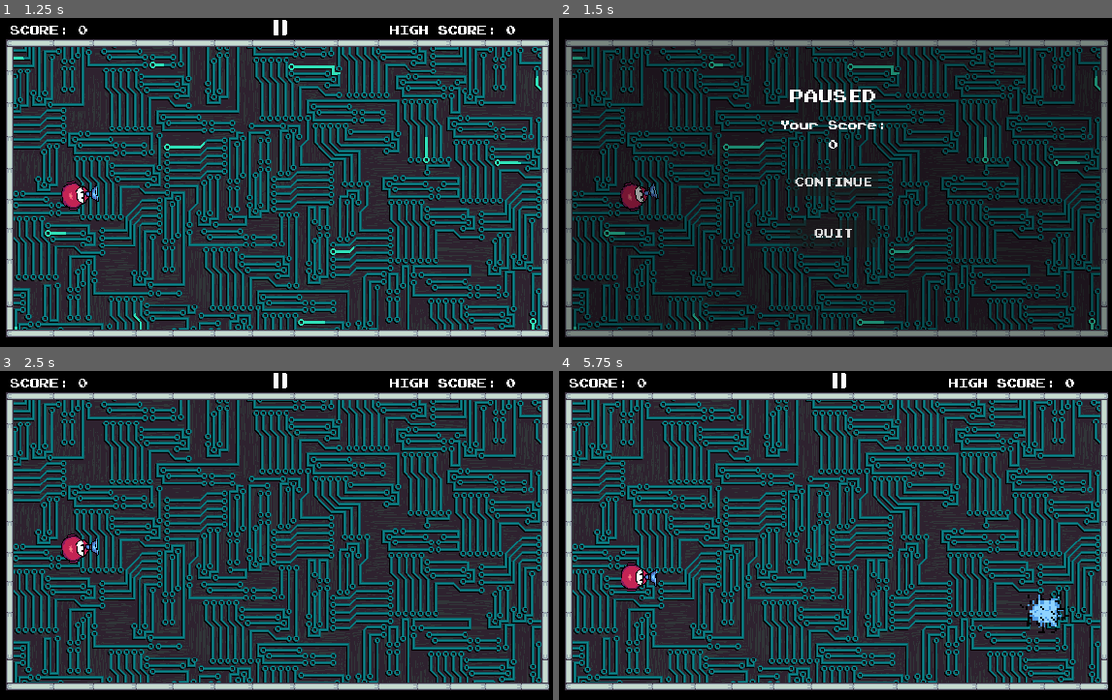
Above: before the commit, frames 1-4 (two rows, left to right).
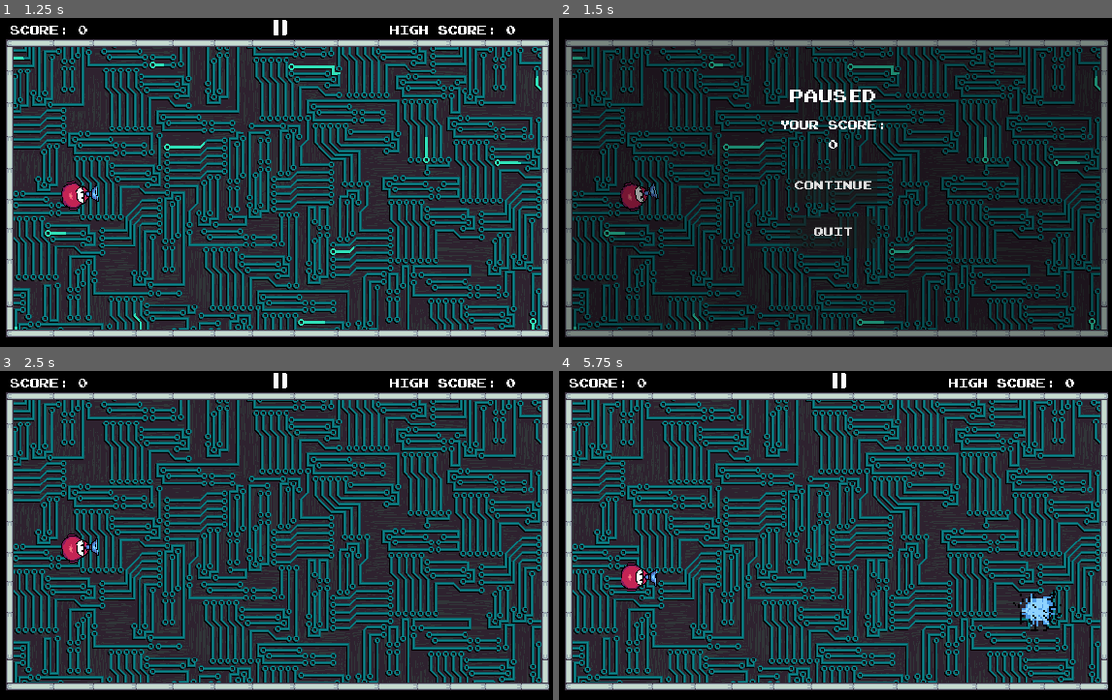
Above: after the commit, the same moments.

Repository: ArzakaRaffan/CleaNet
Game: Godot game, scene res://main_scene.tscn
Same seed, same stepped clock (60 frames per second), same inputs: the game is played once before the commit and once after it. This scene is started directly instead of the project's main scene.
Inputs (mouse positions are in pixels of both pictures, inside the frame that each line leads up to):
- Up to frame 1 (1.25 s): move the mouse to (398, 166) at 0.52 s; tap A (A) at 0.6 s; tap D (D) at 0.8 s
- Up to frame 2 (1.5 s): click (841, 27) at 1.25 s
- Up to frame 3 (2.5 s): click "CONTINUE" at 2 s
- Up to frame 4 (5.75 s): move the mouse to (724, 551) at 2.77 s; tap D (D) at 2.85, 4.55 s; tap S (S) at 3.05, 3.6, 5.3 s; move the mouse to (890, 463) at 3.52 s; tap A (A) at 3.8, 4.35 s; move the mouse to (807, 601) at 4.27 s; move the mouse to (1001, 584) at 5.02 s; click (1001, 584) at 5.1 s

Frame 1 is identical in both runs. In frame 2, 0.6% of the frame differs, in the area x 41-58%, y 23-70%; in frame 3, less than 0.1%; in frame 4, 0.5%.

Commit message:
CleaNet Build

Diff:
--- a/PausedUI.gd
+++ b/PausedUI.gd
@@ -10,4 +10,4 @@
 
 # Called every frame. 'delta' is the elapsed time since the previous frame.
 func _process(_delta):
-	scoreLabel.text = "Your Score: \n\n%d" % Global.score
+	scoreLabel.text = "YOUR SCORE: \n\n%d" % Global.score
--- a/end_game.tscn
+++ b/end_game.tscn
@@ -43,43 +43,45 @@
 
 [node name="Label" type="Label" parent="."]
 texture_filter = 1
-offset_left = 216.0
-offset_top = 85.0
-offset_right = 360.0
-offset_bottom = 108.0
+offset_left = 169.0
+offset_top = 62.0
+offset_right = 5119.0
+offset_bottom = 613.0
+scale = Vector2(0.05, 0.05)
 theme_override_fonts/font = ExtResource("2_8312e")
+theme_override_font_sizes/font_size = 550
 text = "GAME OVER
 "
 
 [node name="endScore2" type="Label" parent="."]
 texture_filter = 1
-offset_left = 216.0
-offset_top = 117.0
-offset_right = 741.0
-offset_bottom = 193.0
-scale = Vector2(0.25, 0.25)
+offset_left = 198.0
+offset_top = 104.0
+offset_right = 2998.0
+offset_bottom = 504.0
+scale = Vector2(0.05, 0.05)
 theme_override_fonts/font = ExtResource("2_8312e")
-theme_override_font_sizes/font_size = 65
+theme_override_font_sizes/font_size = 400
 text = "SCORE: "
 
 [node name="tryAgainButton" type="Button" parent="."]
-offset_left = 223.0
-offset_top = 157.0
-offset_right = 477.0
-offset_bottom = 229.0
-scale = Vector2(0.5, 0.5)
+offset_left = 196.0
+offset_top = 158.0
+offset_right = 3836.0
+offset_bottom = 998.0
+scale = Vector2(0.05, 0.05)
 theme_override_fonts/font = ExtResource("2_8312e")
-theme_override_font_sizes/font_size = 25
+theme_override_font_sizes/font_size = 300
 text = "TRY AGAIN"
 
 [node name="exitButton" type="Button" parent="."]
-offset_left = 241.0
-offset_top = 201.0
-offset_right = 423.0
-offset_bottom = 271.0
-scale = Vector2(0.5, 0.5)
+offset_left = 196.0
+offset_top = 238.0
+offset_right = 3836.0
+offset_bottom = 1078.0
+scale = Vector2(0.05, 0.05)
 theme_override_fonts/font = ExtResource("2_8312e")
-theme_override_font_sizes/font_size = 25
+theme_override_font_sizes/font_size = 300
 text = "EXIT
 "
 
--- a/input_code_menu.tscn
+++ b/input_code_menu.tscn
@@ -64,10 +64,11 @@
 texture_filter = 1
 layout_mode = 0
 offset_left = 174.0
-offset_top = 161.0
-offset_right = 389.0
-offset_bottom = 193.0
+offset_top = 160.0
+offset_right = 2314.0
+offset_bottom = 480.0
+scale = Vector2(0.1, 0.1)
 theme_override_fonts/font = ExtResource("7_0m3sp")
-theme_override_font_sizes/font_size = 11
+theme_override_font_sizes/font_size = 100
 placeholder_text = "ENTER YOUR CODE.."
 alignment = 1
--- a/main_menu.tscn
+++ b/main_menu.tscn
@@ -92,12 +92,13 @@
 anchors_preset = 15
 anchor_right = 1.0
 anchor_bottom = 1.0
-offset_left = 8.0
-offset_top = -11.0
-offset_right = 8.0
-offset_bottom = -11.0
+offset_left = 7.0
+offset_top = -10.0
+offset_right = 7.0
+offset_bottom = -10.0
 grow_horizontal = 2
 grow_vertical = 2
+metadata/_edit_group_ = true
 
 [node name="ColorRect" type="ColorRect" parent="infoMenu"]
 layout_mode = 0
@@ -133,12 +134,13 @@
 anchors_preset = 15
 anchor_right = 1.0
 anchor_bottom = 1.0
-offset_left = 8.0
-offset_top = -12.0
-offset_right = 8.0
-offset_bottom = -12.0
+offset_left = 7.0
+offset_top = -10.0
+offset_right = 7.0
+offset_bottom = -10.0
 grow_horizontal = 2
 grow_vertical = 2
+metadata/_edit_group_ = true
 
 [node name="ColorRect" type="ColorRect" parent="creditMenu"]
 layout_mode = 0
@@ -180,17 +182,23 @@
 anchors_preset = 15
 anchor_right = 1.0
 anchor_bottom = 1.0
+offset_left = 8.0
+offset_top = -10.0
+offset_right = 8.0
+offset_bottom = -10.0
 grow_horizontal = 2
 grow_vertical = 2
 
 [node name="bg" type="ColorRect" parent="inputCodeMenu"]
 modulate = Color(1, 1, 1, 0.266667)
 layout_mode = 0
+offset_top = -4.0
 offset_right = 580.0
-offset_bottom = 340.0
+offset_bottom = 356.0
 color = Color(0, 0, 0, 1)
 
 [node name="TextPlaceHolder" type="Sprite2D" parent="inputCodeMenu"]
+texture_filter = 1
 position = Vector2(283, 169)
 texture = ExtResource("12_ulhi5")
 
@@ -231,11 +239,12 @@
 texture_filter = 1
 layout_mode = 0
 offset_left = 174.0
-offset_top = 161.0
-offset_right = 389.0
-offset_bottom = 193.0
+offset_top = 160.0
+offset_right = 2314.0
+offset_bottom = 480.0
+scale = Vector2(0.1, 0.1)
 theme_override_fonts/font = ExtResource("19_ak1ii")
-theme_override_font_sizes/font_size = 11
+theme_override_font_sizes/font_size = 100
 placeholder_text = "ENTER YOUR CODE.."
 alignment = 1
 
--- a/main_scene.gd
+++ b/main_scene.gd
@@ -17,6 +17,7 @@
 	previous_score = Global.score  # Initialize the previous score
 
 func _process(delta):
+	print(get_viewport().get_mouse_position())
 	# Check if the score has changed
 	if Global.score != previous_score:
 		enemydeath.play()
@@ -25,12 +26,12 @@
 func _on_arena_limit_area_entered(area):
 	if area.name == "Bullet" or area.name.begins_with("@Area2D@"):
 		var bullet_position = area.global_position
-		var randomY = randf_range(0, 130)
+		var randomY = randf_range(0, 120)
 		area.queue_free()
 
-		if bullet_position.y < 180:
+		if bullet_position.y < 175:
 			bullet_position += Vector2(0, randomY)
-		elif bullet_position.y > 180:
+		elif bullet_position.y > 175:
 			bullet_position -= Vector2(0, randomY)
 
 		bullet_position = clamp_position(bullet_position)
@@ -39,7 +40,7 @@
 func _on_arena_limit_atas_bawah_area_entered(area):
 	if area.name == "Bullet" or area.name.begins_with("@Area2D@"):
 		var bullet_position = area.global_position
-		var randomX = randf_range(0, 250)
+		var randomX = randf_range(0, 245)
 		area.queue_free()
 
 		if bullet_position.x < 285:
--- a/main_scene.tscn
+++ b/main_scene.tscn
@@ -45,7 +45,7 @@
 }]
 
 [sub_resource type="RectangleShape2D" id="RectangleShape2D_j2pk8"]
-size = Vector2(33.5, 29.5)
+size = Vector2(36, 32)
 
 [sub_resource type="AtlasTexture" id="AtlasTexture_g36db"]
 atlas = ExtResource("3_op5nl")
@@ -176,7 +176,7 @@
 }
 
 [sub_resource type="RectangleShape2D" id="RectangleShape2D_01niu"]
-size = Vector2(4.99037, 298)
+size = Vector2(4.49518, 262)
 
 [sub_resource type="RectangleShape2D" id="RectangleShape2D_a0gg5"]
 size = Vector2(295.469, 5.24923)
@@ -188,6 +188,7 @@
 script = ExtResource("1_c3b7o")
 
 [node name="ColorRect" type="ColorRect" parent="."]
+texture_filter = 1
 offset_right = 40.0
 offset_bottom = 46.0
 scale = Vector2(14.4924, 7.51364)
@@ -195,6 +196,7 @@
 metadata/_edit_use_anchors_ = true
 
 [node name="gameBg" type="Node2D" parent="."]
+texture_filter = 1
 
 [node name="bgAnim" type="AnimatedSprite2D" parent="gameBg"]
 texture_filter = 1
@@ -241,10 +243,11 @@
 position = Vector2(-164, -182)
 
 [node name="CollisionShape2D" type="CollisionShape2D" parent="playerCharacter/Enemydetect"]
-position = Vector2(163.25, 181.25)
+position = Vector2(162, 181)
 shape = SubResource("RectangleShape2D_j2pk8")
 
 [node name="playerAnim" type="AnimatedSprite2D" parent="playerCharacter"]
+texture_filter = 1
 position = Vector2(3.8147e-06, -1.90735e-06)
 rotation = -1.5708
 scale = Vector2(1.01302, 0.896922)
@@ -257,15 +260,14 @@
 }
 
 [node name="arenaLimit" type="Area2D" parent="."]
-visible = false
 position = Vector2(21, 12)
 
 [node name="CollisionShape2D" type="CollisionShape2D" parent="arenaLimit"]
-position = Vector2(-8.49519, 164)
+position = Vector2(-1, 164)
 shape = SubResource("RectangleShape2D_01niu")
 
 [node name="CollisionShape2D2" type="CollisionShape2D" parent="arenaLimit"]
-position = Vector2(546, 170)
+position = Vector2(528, 163)
 shape = SubResource("RectangleShape2D_01niu")
 
 [node name="StaticBody2D" type="StaticBody2D" parent="."]
@@ -364,26 +366,25 @@
 metadata/_edit_use_anchors_ = true
 
 [node name="arenaLimitAtasBawah" type="Area2D" parent="."]
-visible = false
 position = Vector2(21, 12)
 
 [node name="CollisionShape2D6" type="CollisionShape2D" parent="arenaLimitAtasBawah"]
-position = Vector2(141, 18)
+position = Vector2(135, 26)
 rotation = 1.5708
 shape = SubResource("RectangleShape2D_01niu")
 
 [node name="CollisionShape2D5" type="CollisionShape2D" parent="arenaLimitAtasBawah"]
-position = Vector2(400, 18)
+position = Vector2(398, 25.7524)
 rotation = 1.5708
 shape = SubResource("RectangleShape2D_01niu")
 
 [node name="CollisionShape2D4" type="CollisionShape2D" parent="arenaLimitAtasBawah"]
-position = Vector2(394, 309)
+position = Vector2(393, 301)
 rotation = 1.5708
 shape = SubResource("RectangleShape2D_01niu")
 
 [node name="CollisionShape2D3" type="CollisionShape2D" parent="arenaLimitAtasBawah"]
-position = Vector2(140, 309)
+position = Vector2(135, 301)
 rotation = 1.5708
 shape = SubResource("RectangleShape2D_01niu")
 
@@ -415,31 +416,31 @@
 offset_top = 74.0
 offset_right = 1138.0
 offset_bottom = 225.0
-scale = Vector2(0.1, 0.1)
+scale = Vector2(0.01, 0.01)
 theme_override_fonts/font = ExtResource("9_pbhjn")
-theme_override_font_sizes/font_size = 150
+theme_override_font_sizes/font_size = 1500
 text = "PAUSED"
 
 [node name="Continue Button" type="Button" parent="pausedMenu/PausedUI"]
 layout_mode = 0
 offset_left = 238.0
 offset_top = 156.0
-offset_right = 1148.0
-offset_bottom = 436.0
-scale = Vector2(0.1, 0.1)
+offset_right = 2038.0
+offset_bottom = 856.0
+scale = Vector2(0.05, 0.05)
 theme_override_fonts/font = ExtResource("9_pbhjn")
-theme_override_font_sizes/font_size = 100
+theme_override_font_sizes/font_size = 200
 text = "CONTINUE"
 
 [node name="Quit Button" type="Button" parent="pausedMenu/PausedUI"]
 layout_mode = 0
 offset_left = 238.0
-offset_top = 209.0
-offset_right = 1148.0
-offset_bottom = 489.0
-scale = Vector2(0.1, 0.1)
+offset_top = 205.0
+offset_right = 2038.0
+offset_bottom = 865.0
+scale = Vector2(0.05, 0.05)
 theme_override_fonts/font = ExtResource("9_pbhjn")
-theme_override_font_sizes/font_size = 100
+theme_override_font_sizes/font_size = 200
 text = "QUIT"
 
 [node name="Score" type="Label" parent="pausedMenu/PausedUI"]
--- a/paused_menu.tscn
+++ b/paused_menu.tscn
@@ -24,31 +24,31 @@
 offset_top = 74.0
 offset_right = 1138.0
 offset_bottom = 225.0
-scale = Vector2(0.1, 0.1)
+scale = Vector2(0.01, 0.01)
 theme_override_fonts/font = ExtResource("1_ba02e")
-theme_override_font_sizes/font_size = 150
+theme_override_font_sizes/font_size = 1500
 text = "PAUSED"
 
 [node name="Continue Button" type="Button" parent="PausedUI"]
 layout_mode = 0
 offset_left = 238.0
 offset_top = 156.0
-offset_right = 1148.0
-offset_bottom = 436.0
-scale = Vector2(0.1, 0.1)
+offset_right = 2058.0
+offset_bottom = 856.0
+scale = Vector2(0.05, 0.05)
 theme_override_fonts/font = ExtResource("1_ba02e")
-theme_override_font_sizes/font_size = 100
+theme_override_font_sizes/font_size = 200
 text = "CONTINUE"
 
 [node name="Quit Button" type="Button" parent="PausedUI"]
 layout_mode = 0
 offset_left = 238.0
-offset_top = 209.0
-offset_right = 1148.0
-offset_bottom = 489.0
-scale = Vector2(0.1, 0.1)
+offset_top = 206.0
+offset_right = 2058.0
+offset_bottom = 906.0
+scale = Vector2(0.05, 0.05)
 theme_override_fonts/font = ExtResource("1_ba02e")
-theme_override_font_sizes/font_size = 100
+theme_override_font_sizes/font_size = 200
 text = "QUIT"
 
 [node name="Score" type="Label" parent="PausedUI"]
@@ -57,10 +57,11 @@
 offset_top = 106.0
 offset_right = 2428.0
 offset_bottom = 509.0
-scale = Vector2(0.05, 0.05)
+scale = Vector2(0.01, 0.01)
 theme_override_fonts/font = ExtResource("3_6gy48")
-theme_override_font_sizes/font_size = 200
-text = "Your Score:
+theme_override_font_sizes/font_size = 1000
+text = "YOUR SCORE:
+
 
 "
 horizontal_alignment = 1
Not shown, added: Builds/CleanNetworkHTML/index.apple-touch-icon.png.import
Not shown, added: Builds/CleanNetworkHTML/index.icon.png.import
Not shown, added: Builds/CleanNetworkHTML/index.png.import
Not shown, removed: Builds/Cleanet HTML/index.apple-touch-icon.png.import
Not shown, removed: Builds/Cleanet HTML/index.icon.png.import
Not shown, removed: Builds/Cleanet HTML/index.png.import
Not shown, changed: export_presets.cfg
Binary file removed: momo_idle_shadow.png
Not shown, removed: momo_idle_shadow.png.import
Not shown, changed: Builds/CleaNet.exe
Not shown, added: Builds/CleanNetworkHTML.zip
Not shown, added: Builds/CleanNetworkHTML/index.apple-touch-icon.png
(and 17 more such lines)
